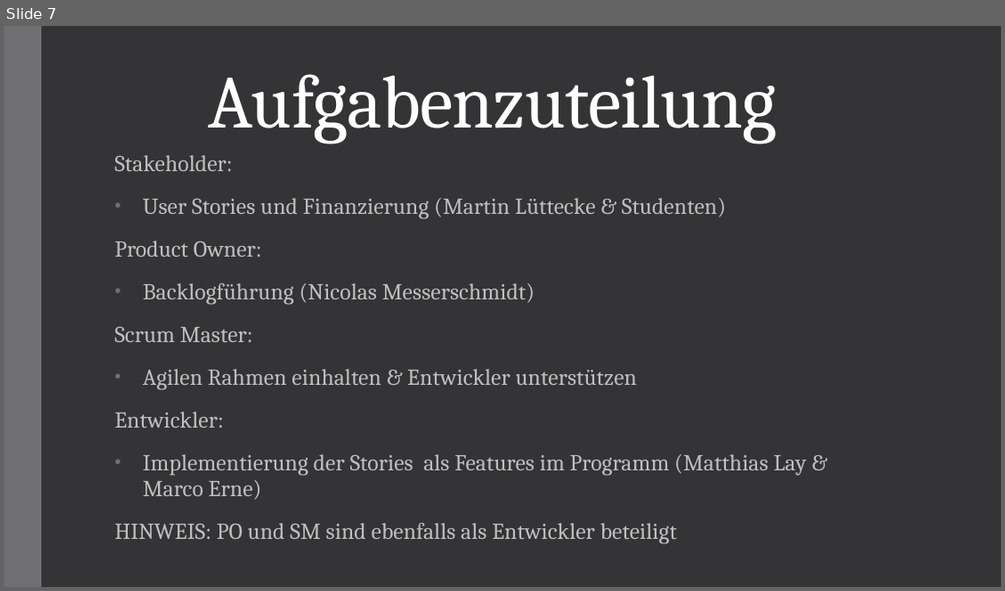
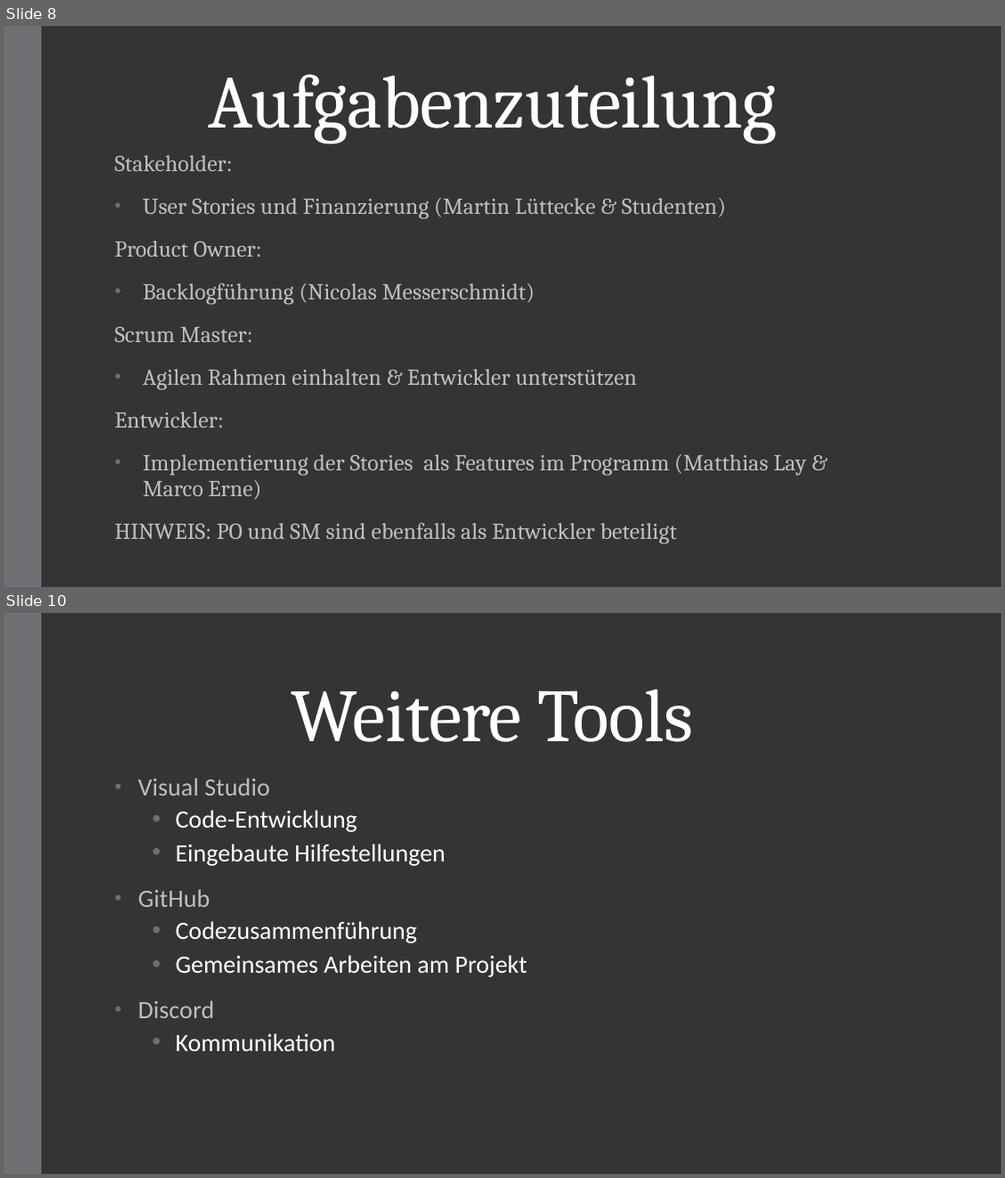
Before and after one commit to DerFish/ProjectSimpleStudies, a slide deck: SimpleStudies/Project SimpleStudies.pptx. Shown one above the other, each under a label of ours: slide 7 before the commit, slides 8 and 10 after it; the slides between them are not shown. The pictures are 1005x591 and 1005x1178 pixels, drawn with LibreOffice and Linux fonts; fonts in the diff are those of the drawing. Boxes give left, top, right and bottom in pixels: in the first picture for what was removed or moved away, otherwise in the second. Text is boxed around its words. In the diff, an @@ line names an element or a change of style, - is before the commit and + after.

```diff
--- a/SimpleStudies/Project SimpleStudies.pptx
+++ b/SimpleStudies/Project SimpleStudies.pptx
@@ slide 10 added at (x1=4, y1=613, x2=1001, y2=1174), background #353537; not listed: 1 template element that a slide beside it also shows @@
@@ title added at (x1=291, y1=689, x2=693, y2=742), 72 pt, text #FFFFFF @@
+Weitere Tools
@@ subtitle added at (x1=138, y1=778, x2=527, y2=1051), 24 pt, text #FFFFFF @@
+• Visual Studio
+  • Code-Entwicklung
+  • Eingebaute Hilfestellungen
+• GitHub
+  • Codezusammenführung
+  • Gemeinsames Arbeiten am Projekt
+• Discord
+  • Kommunikation
@@ what was slide 7 is now slide 8 @@
```
Also in this commit, not shown: 5 slides changed, 9 other slides added, 15 slides removed.
